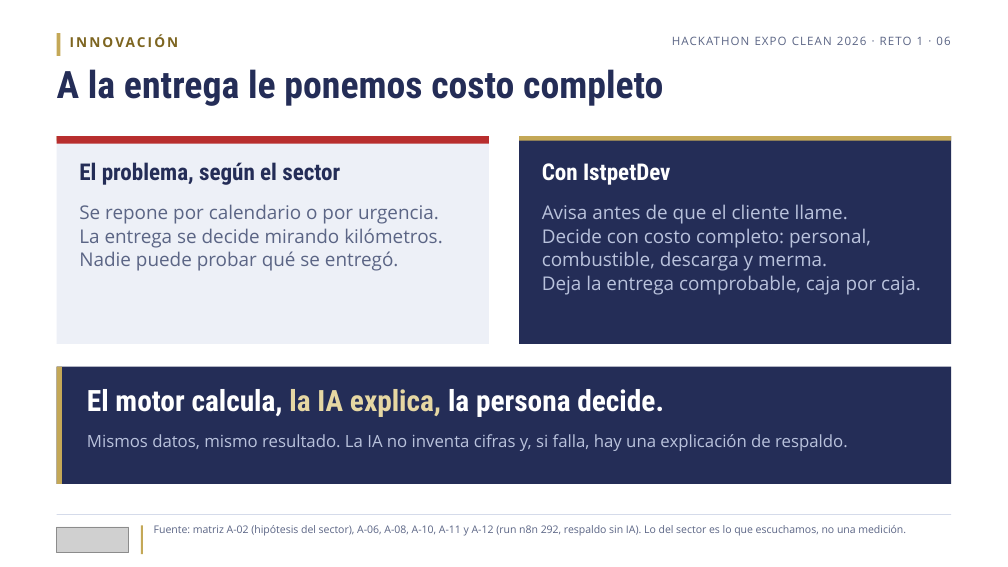
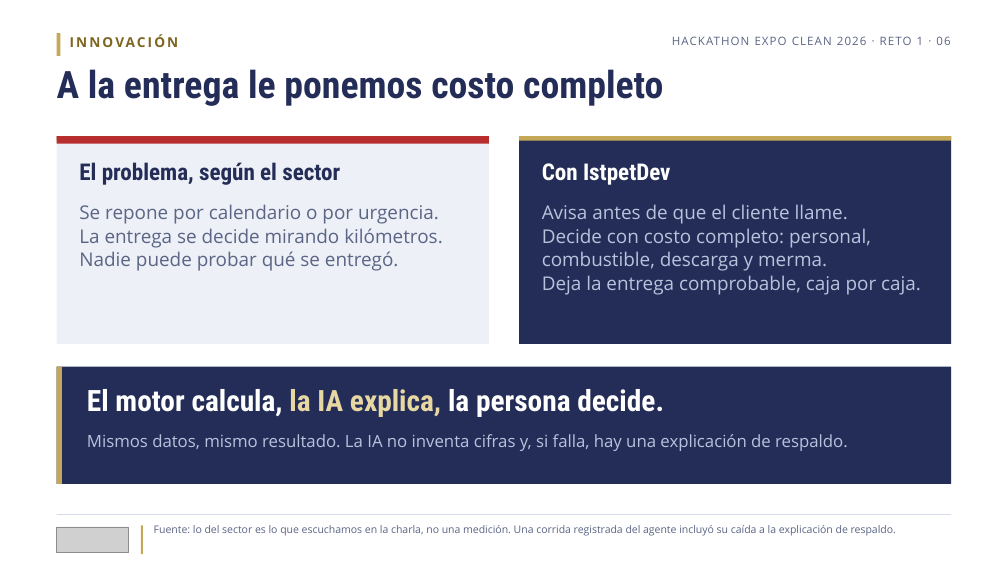
Before and after one commit to bryancito1090/istpetdev-platform, a slide deck: slide 6 of docs/boveda/Entregable/7-Pitch.pptx. Drawn at 1008x567 pixels with LibreOffice and Linux fonts; fonts in the diff are those of the drawing; grey boxes stand for pictures. Boxes give left, top, right and bottom in pixels: in the first picture for what was removed or moved away, otherwise in the second. Text is boxed around its words. In the diff, an @@ line names an element or a change of style, - is before the commit and + after.

```diff
--- a/docs/boveda/Entregable/7-Pitch.pptx
+++ b/docs/boveda/Entregable/7-Pitch.pptx
@@ text at [154, 525, 896, 536]: text changed @@
-Fuente: matriz A-02 (hipótesis del sector), A-06, A-08, A-10, A-11 y A-12 (run n8n 292, respaldo sin IA). Lo del sector es lo que escuchamos, no una medición.
+Fuente: lo del sector es lo que escuchamos en la charla, no una medición. Una corrida registrada del agente incluyó su caída a la explicación de respaldo.
```
Also in this commit, not shown: 6 other slides changed, 37 other files.
